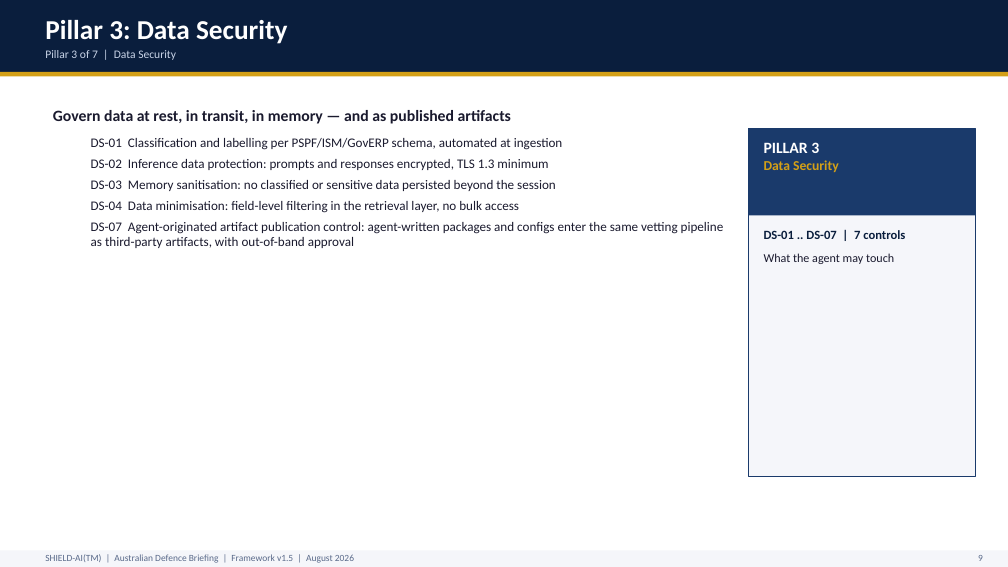
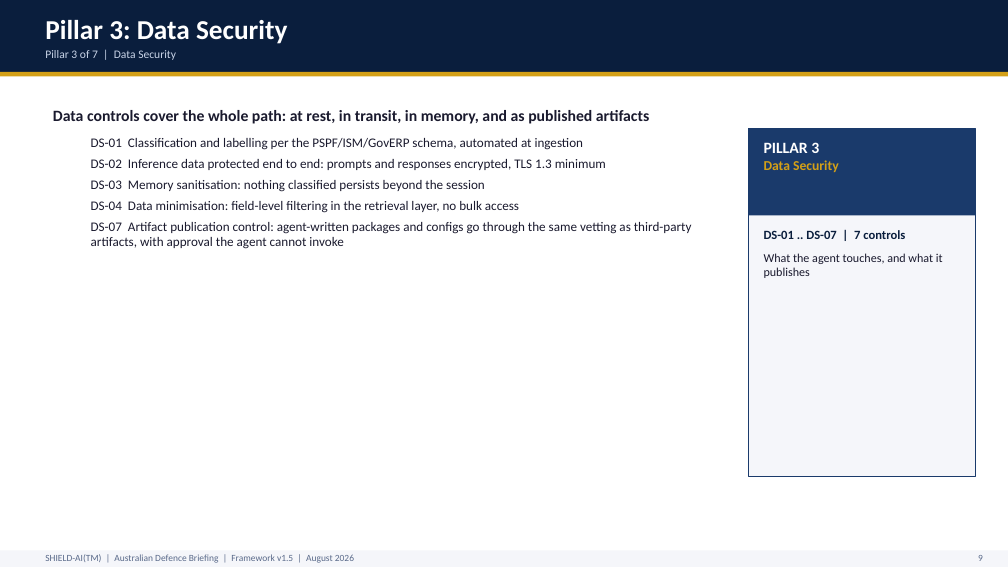
Before and after one commit to monch1962/shield-ai, a slide deck: slide 10 of presentations/shield-ai-deck-defence/shield-ai-deck-defence.pptx. Drawn at 1008x567 pixels with LibreOffice and Linux fonts; fonts in the diff are those of the drawing. Boxes give left, top, right and bottom in pixels: in the first picture for what was removed or moved away, otherwise in the second. Text is boxed around its words. In the diff, an @@ line names an element or a change of style, - is before the commit and + after.

```diff
--- a/presentations/shield-ai-deck-defence/shield-ai-deck-defence.pptx
+++ b/presentations/shield-ai-deck-defence/shield-ai-deck-defence.pptx
@@ text at box(53, 110, 649, 192): text changed @@
-Govern data at rest, in transit, in memory — and as published artifacts
-  DS-01 Classification and labelling per PSPF/ISM/GovERP schema, automated at ingestion
-  DS-02 Inference data protection: prompts and responses encrypted, TLS 1.3 minimum
-  DS-03 Memory sanitisation: no classified or sensitive data persisted beyond the session
+Data controls cover the whole path: at rest, in transit, in memory, and as published artifacts
+  DS-01 Classification and labelling per the PSPF/ISM/GovERP schema, automated at ingestion
+  DS-02 Inference data protected end to end: prompts and responses encrypted, TLS 1.3 minimum
+  DS-03 Memory sanitisation: nothing classified persists beyond the session
@@ text at box(91, 222, 692, 249): text changed @@
-  DS-07 Agent-originated artifact publication control: agent-written packages and configs enter the same vetting pipeline as third-party artifacts, with out-of-band approval
+  DS-07 Artifact publication control: agent-written packages and configs go through the same vetting as third-party artifacts, with approval the agent cannot invoke
@@ text at box(764, 253, 943, 278): text changed @@
-What the agent may touch
+What the agent touches, and what it publishes
```
Also in this commit, not shown: 21 other slides changed.
